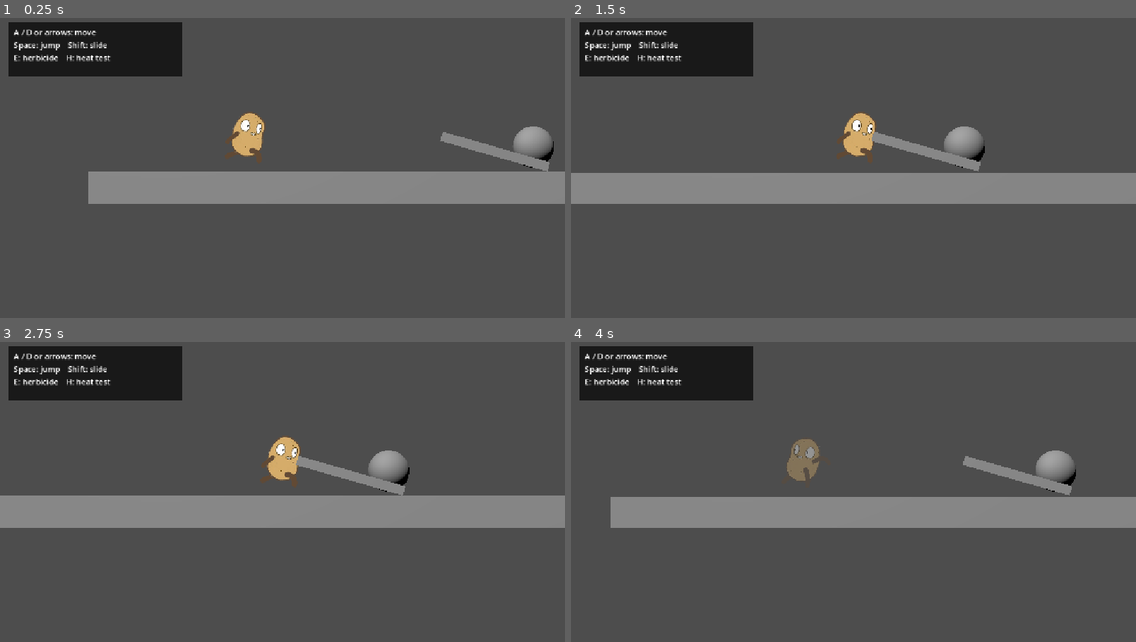
Above: before the commit, frames 1-4 (two rows, left to right).
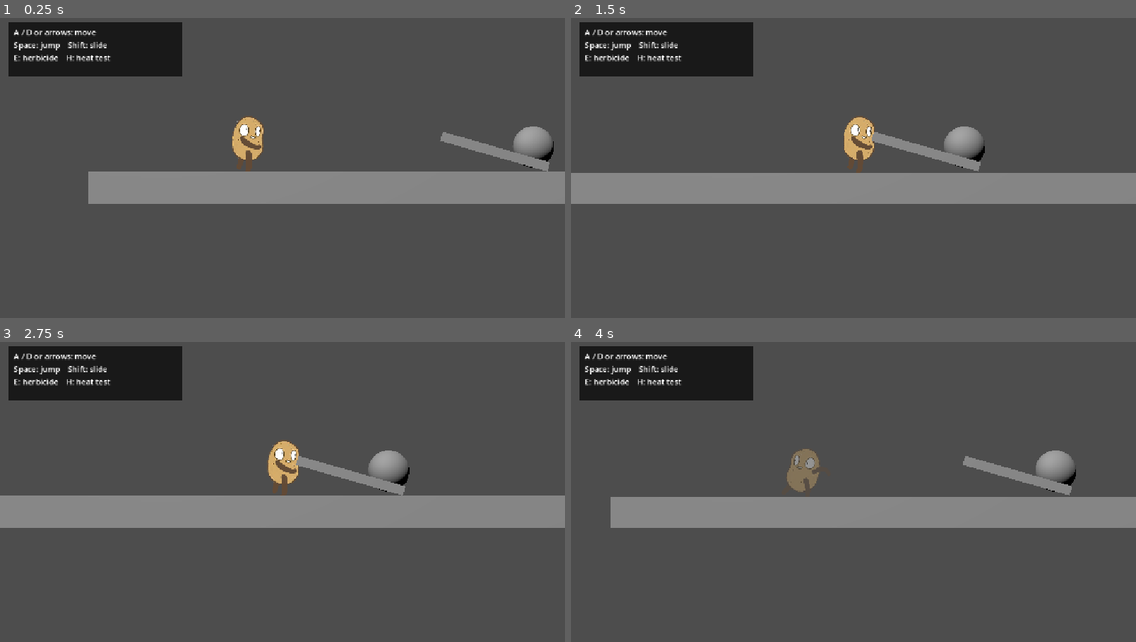
Above: after the commit, the same moments.

Repository: nicolasbuelvas/IAdashems
Game: Godot game, scene res://player/test_player.tscn
Same seed, same stepped clock (60 frames per second), same inputs: the game is played once before the commit and once after it.
Inputs (mouse positions are in pixels of both pictures, inside the frame that each line leads up to):
- Up to frame 1 (0.25 s): no input
- Up to frame 2 (1.5 s): tap Enter (ui_accept) at 0.5, 0.77 s; move the mouse to (977, 156) at 0.52 s; hold Right (ui_right) 0.53-1.25 s; tap Shift at 0.6 s; click (977, 156) at 0.67 s; drag from (740, 189) to (825, 237) at 1.27 s
- Up to frame 3 (2.75 s): move the mouse to (339, 426) at 2.02 s; hold Right (ui_right) from 2.03 s (still down); tap E at 2.1 s
- Up to frame 4 (4 s): release Right (ui_right) at 2.75 s; tap Enter (ui_accept) at 2.75, 3.5, 3.77 s; drag from (825, 561) to (684, 450) at 2.77 s; move the mouse to (1023, 543) at 3.52 s; hold Left (ui_left) from 3.53 s (still down); tap Shift at 3.6 s

The runs differ from the first frame. In frame 1, 0.4% of the frame differs, in the area x 40-47%, y 31-48%; in frame 2, 0.4%; in frame 3, 0.4%; in frame 4, 0.5%, in the area x 38-44%, y 32-50%.

Commit message:
fix position

Diff:
--- a/player/player.gd
+++ b/player/player.gd
@@ -16,6 +16,7 @@
 const _HERBICIDE_SCENE: PackedScene = preload("res://player/herbicide.tscn")
 const _BLINK_INTERVAL := 0.08
 const _SLIDE_ALPHA := 0.4
+const _DASH_VISUAL_OFFSET_Y := 0.18
 const HEAT_HIGH_THRESHOLD := 70.0
 
 var move_speed: float = _FALLBACK_SPEED
@@ -44,6 +45,7 @@
 var _dead: bool = false
 var _visual: GeometryInstance3D
 var _animated_sprite: AnimatedSprite3D
+var _sprite_base_y := 0.0
 var _heat_active := false
 
 
@@ -55,6 +57,8 @@
 	floor_max_angle = deg_to_rad(60.0)
 	_animated_sprite = get_node_or_null("AnimatedSprite3D") as AnimatedSprite3D
 	_visual = _animated_sprite
+	if _animated_sprite != null:
+		_sprite_base_y = _animated_sprite.position.y
 	if _visual == null:
 		_visual = get_node_or_null("MeshInstance3D") as GeometryInstance3D
 	_apply_game_config()
@@ -329,14 +333,17 @@
 		return
 	_animated_sprite.flip_h = _facing < 0.0
 	if is_sliding():
+		_animated_sprite.position.y = _sprite_base_y - _DASH_VISUAL_OFFSET_Y
 		if _animated_sprite.animation != &"dash" or not _animated_sprite.is_playing():
 			_animated_sprite.play(&"dash")
 	elif is_on_floor() and absf(velocity.x) > 0.1:
+		_animated_sprite.position.y = _sprite_base_y
 		if _animated_sprite.animation != &"correr" or not _animated_sprite.is_playing():
 			_animated_sprite.play(&"correr")
 	else:
-		if _animated_sprite.animation != &"correr" or _animated_sprite.is_playing():
+		_animated_sprite.position.y = _sprite_base_y
+		if _animated_sprite.animation != &"correr" or _animated_sprite.is_playing() or _animated_sprite.frame != 5:
 			_animated_sprite.animation = &"correr"
 			_animated_sprite.stop()
-			_animated_sprite.frame = 0
+			_animated_sprite.frame = 5
 			_animated_sprite.frame_progress = 0.0
--- a/player/player.tscn
+++ b/player/player.tscn
@@ -17,10 +17,6 @@
 [sub_resource type="CapsuleShape3D" id="CapsuleShape3D_player"]
 radius = 0.42
 height = 1.55
-
-[sub_resource type="CapsuleShape3D" id="CapsuleShape3D_contact"]
-radius = 0.48
-height = 1.65
 
 [sub_resource type="SpriteFrames" id="SpriteFrames_seqjs"]
 resource_name = "Potato"
@@ -77,6 +73,10 @@
 "speed": 5.0
 }]
 
+[sub_resource type="CapsuleShape3D" id="CapsuleShape3D_contact"]
+radius = 0.48
+height = 1.65
+
 [node name="Player" type="CharacterBody3D" unique_id=2104887993 groups=["player"]]
 collision_layer = 2
 axis_lock_linear_z = true
@@ -91,21 +91,19 @@
 debug_color = Color(0.99514896, 0, 0.21801919, 0.41960785)
 
 [node name="AnimatedSprite3D" type="AnimatedSprite3D" parent="." unique_id=621835400]
-transform = Transform3D(0.6169872, 0, 0, 0, 0.6169872, 0, 0, 0, 1, -0.0233441, 1.05, -0.017205834)
+transform = Transform3D(0.6169872, 0, 0, 0, 0.6169872, 0, 0, 0, 1, -0.0233441, 0.8986554, -0.017205834)
 texture_filter = 1
 sprite_frames = SubResource("SpriteFrames_seqjs")
 animation = &"correr"
-frame = 0
-frame_progress = 0.0
+frame = 5
 
-[node name="ContactArea" type="Area3D" parent="."]
-position = Vector3(0, 0.8, 0)
+[node name="ContactArea" type="Area3D" parent="." unique_id=602657720]
+transform = Transform3D(1, 0, 0, 0, 1, 0, 0, 0, 1, 0, 0.8, 0)
 collision_layer = 0
 collision_mask = 4
-monitoring = true
 monitorable = false
 
-[node name="CollisionShape3D" type="CollisionShape3D" parent="ContactArea"]
+[node name="CollisionShape3D" type="CollisionShape3D" parent="ContactArea" unique_id=1940767654]
 shape = SubResource("CapsuleShape3D_contact")
 
 [connection signal="area_entered" from="ContactArea" to="." method="_on_contact_area_area_entered"]
Not shown, changed: AI_TRACE.md
Not shown, changed: logs/INDICE_LOGS.md
Not shown, changed: logs/sebastian-marquez.md
